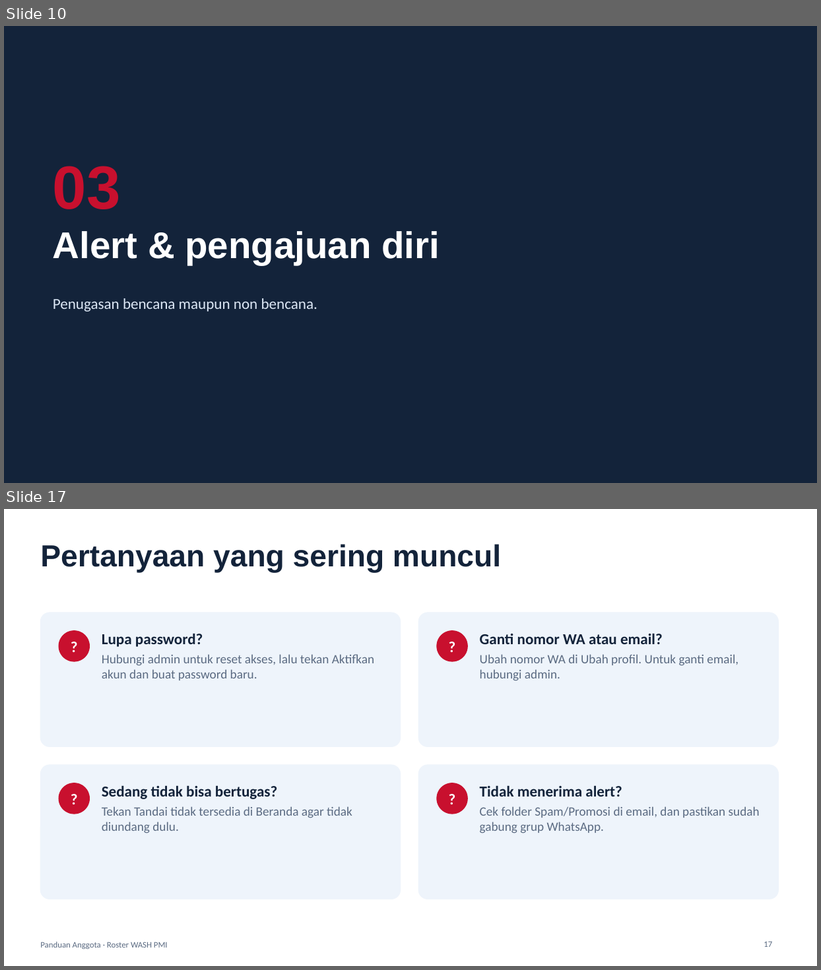
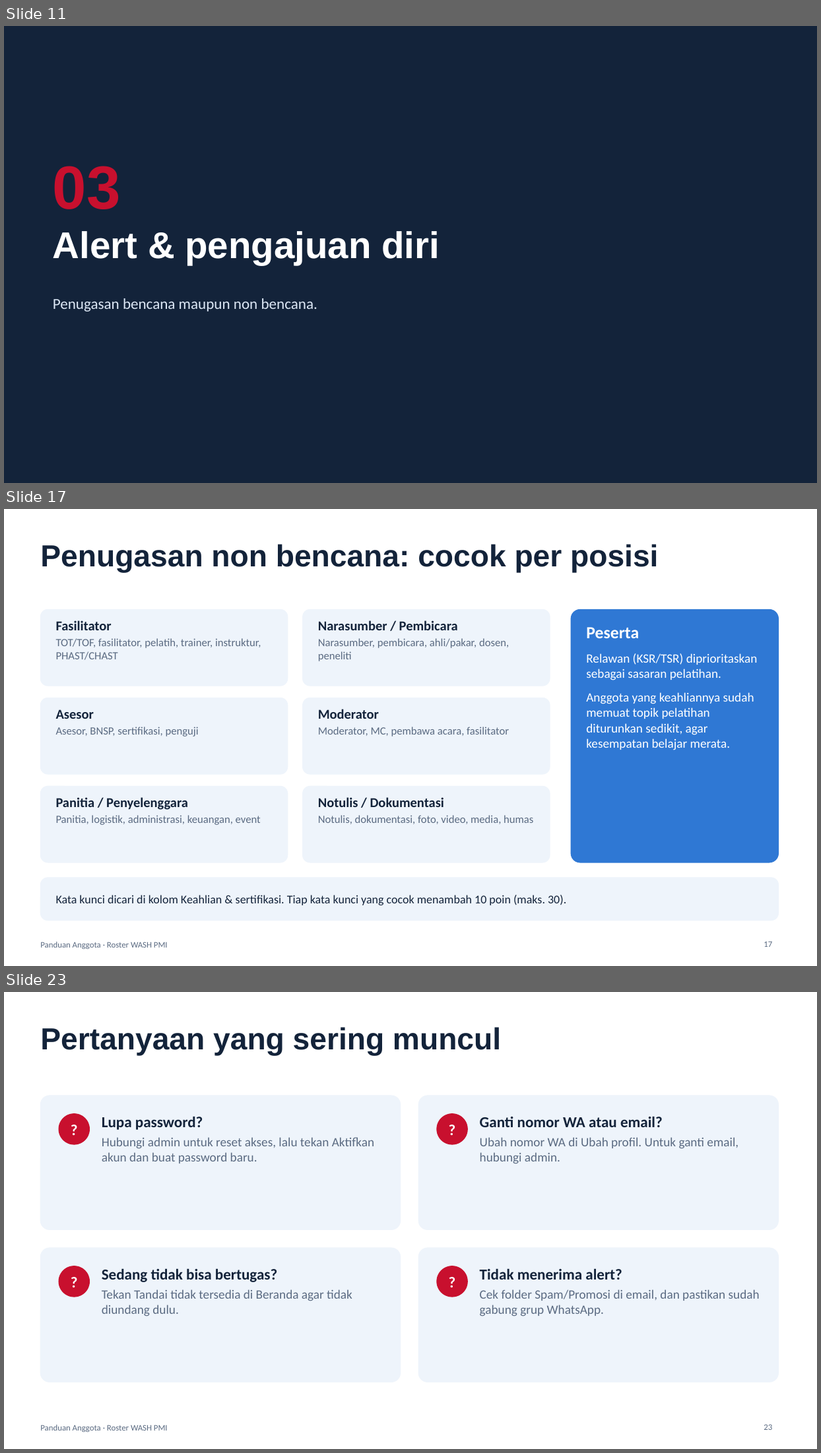
Before and after one commit to denekijulianto-ux/WASHroster, a slide deck: docs/Panduan-Anggota-Roster-WASH.pptx. Shown one above the other, each under a label of ours: slides 10 and 17 before the commit, slides 11, 17 and 23 after it; the slides between them are not shown. The pictures are 821x970 and 821x1453 pixels, drawn with LibreOffice and Linux fonts; fonts in the diff are those of the drawing. Boxes give left, top, right and bottom in pixels: in the first picture for what was removed or moved away, otherwise in the second. Text is boxed around its words. In the diff, an @@ line names an element or a change of style, - is before the commit and + after.

```diff
--- a/docs/Panduan-Anggota-Roster-WASH.pptx
+++ b/docs/Panduan-Anggota-Roster-WASH.pptx
@@ slide 17 added at (x1=4, y1=509, x2=817, y2=966), background #FFFFFF; not listed: 1 template element that a slide beside it also shows @@
@@ title added at (x1=40, y1=544, x2=658, y2=573), 36 pt, text #13233A, bold @@
+Penugasan non bencana: cocok per posisi
@@ rounded rectangle added at (x1=40, y1=609, x2=288, y2=686), fill #EEF4FB, outline #EEF4FB 1 pt @@
@@ text added at (x1=56, y1=621, x2=261, y2=660), 13 pt, text #5B6B82 @@
+Fasilitator
+TOT/TOF, fasilitator, pelatih, trainer, instruktur, PHAST/CHAST
@@ rounded rectangle added at (x1=303, y1=609, x2=550, y2=686), fill #EEF4FB, outline #EEF4FB 1 pt @@
@@ text added at (x1=318, y1=621, x2=509, y2=661), 13 pt, text #5B6B82 @@
+Narasumber / Pembicara
+Narasumber, pembicara, ahli/pakar, dosen, peneliti
@@ rounded rectangle added at (x1=572, y1=609, x2=779, y2=863), fill #2F78D4, outline #2F78D4 1 pt @@
@@ text added at (x1=586, y1=627, x2=758, y2=751), 15 pt, text #FFFFFF @@
+Peserta
+Relawan (KSR/TSR) diprioritaskan sebagai sasaran pelatihan.
+Anggota yang keahliannya sudah memuat topik pelatihan diturunkan sedikit, agar kesempatan belajar merata.
@@ rounded rectangle added at (x1=40, y1=698, x2=288, y2=774), fill #EEF4FB, outline #EEF4FB 1 pt @@
@@ rounded rectangle added at (x1=303, y1=698, x2=550, y2=774), fill #EEF4FB, outline #EEF4FB 1 pt @@
@@ text added at (x1=56, y1=710, x2=199, y2=737), 13 pt, text #5B6B82 @@
+Asesor
+Asesor, BNSP, sertifikasi, penguji
@@ text added at (x1=318, y1=709, x2=509, y2=737), 13 pt, text #5B6B82 @@
+Moderator
+Moderator, MC, pembawa acara, fasilitator
@@ rounded rectangle added at (x1=40, y1=787, x2=288, y2=863), fill #EEF4FB, outline #EEF4FB 1 pt @@
@@ text added at (x1=56, y1=797, x2=261, y2=825), 13 pt, text #5B6B82 @@
+Panitia / Penyelenggara
+Panitia, logistik, administrasi, keuangan, event
@@ rounded rectangle added at (x1=303, y1=787, x2=550, y2=863), fill #EEF4FB, outline #EEF4FB 1 pt @@
@@ text added at (x1=318, y1=797, x2=533, y2=824), 13 pt, text #5B6B82 @@
+Notulis / Dokumentasi
+Notulis, dokumentasi, foto, video, media, humas
@@ rounded rectangle added at (x1=40, y1=878, x2=779, y2=921), fill #EEF4FB, outline #EEF4FB 1 pt @@
@@ text added at (x1=56, y1=895, x2=566, y2=906), 14 pt, text #13233A @@
+Kata kunci dicari di kolom Keahlian & sertifikasi. Tiap kata kunci yang cocok menambah 10 poin (maks. 30).
@@ page number added at (x1=764, y1=942, x2=772, y2=947), 10 pt, text #5B6B82 @@
+17
@@ what was slide 10 is now slide 11 @@
@@ what was slide 17 is now slide 23 @@
@@ page number at (x1=764, y1=1424, x2=772, y2=1430): text changed @@
-17
+23
```
Also in this commit, not shown: 4 slides changed, 5 other slides added, 2 other files.
